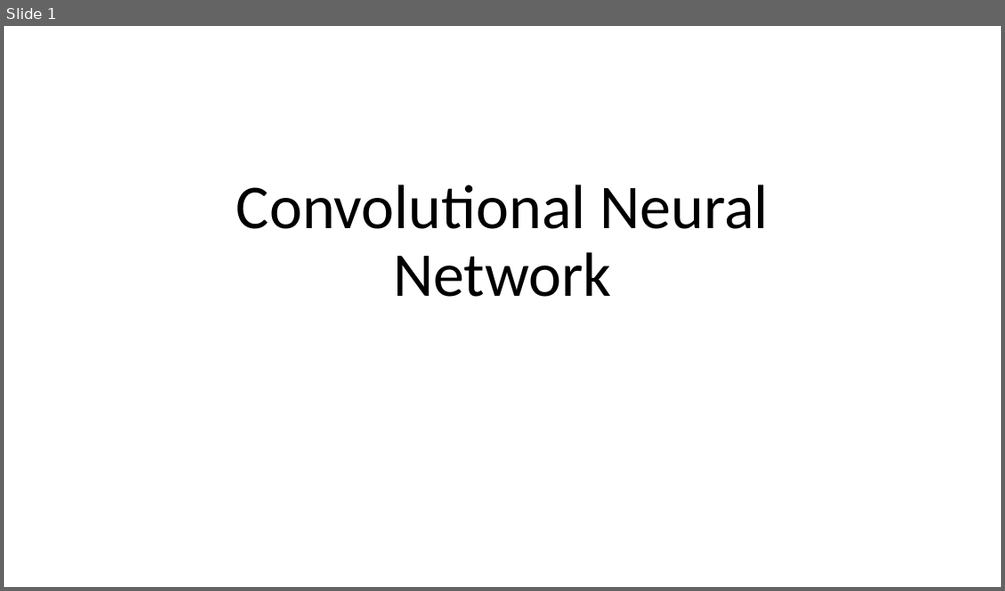
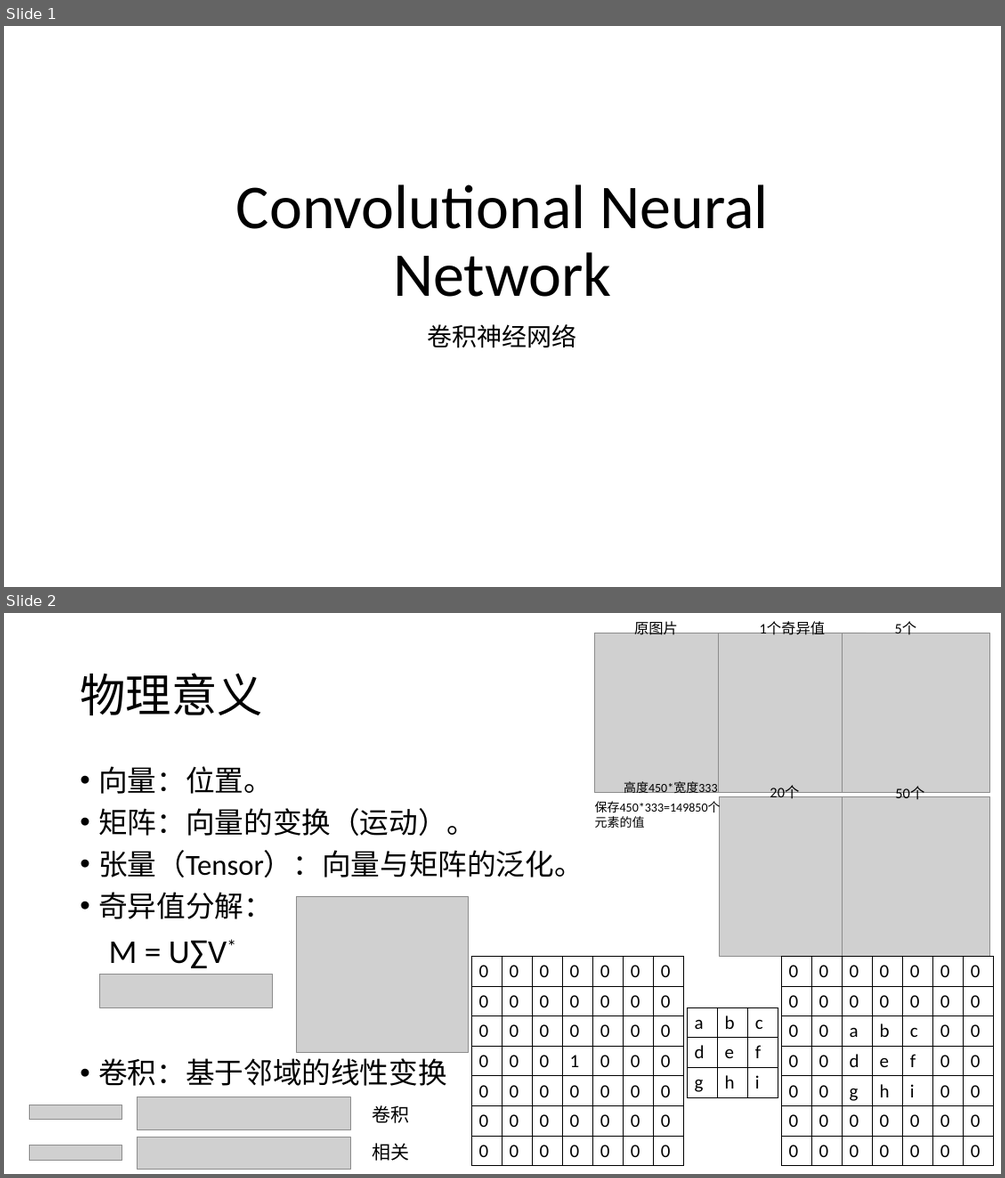
Before and after one commit to foamliu/Learning-DL, a slide deck: cnn/CNN.pptx. Shown one above the other, each under a label of ours: slide 1 before the commit, slides 1 and 2 after it. The pictures are 1005x591 and 1005x1178 pixels, drawn with LibreOffice and Linux fonts; fonts in the diff are those of the drawing; grey boxes stand for pictures. Boxes give left, top, right and bottom in pixels: in the first picture for what was removed or moved away, otherwise in the second. Text is boxed around its words. In the diff, an @@ line names an element or a change of style, - is before the commit and + after.

```diff
--- a/cnn/CNN.pptx
+++ b/cnn/CNN.pptx
@@ slide 2 added at bbox=[4, 613, 1001, 1174], background #FFFFFF @@
@@ picture added at bbox=[595, 633, 743, 793] @@
@@ text added at bbox=[634, 619, 678, 635], 14 pt, text #000000 @@
+原图片
@@ picture added at bbox=[718, 633, 866, 792] @@
@@ text added at bbox=[760, 621, 825, 635], 14 pt, text #000000 @@
+1个奇异值
@@ picture added at bbox=[841, 633, 989, 793] @@
@@ text added at bbox=[895, 622, 917, 635], 14 pt, text #000000 @@
+5个
@@ title added at bbox=[80, 673, 262, 715], 44 pt, text #000000 @@
+物理意义
@@ text added at bbox=[98, 766, 582, 1086], 28 pt, text #000000 @@
+• 向量：位置。
+• 矩阵：向量的变换（运动）。
+• 张量（Tensor）：向量与矩阵的泛化。
+• 奇异值分解：
+• 卷积：基于邻域的线性变换
@@ text added at bbox=[595, 799, 720, 815], 12 pt, text #000000 @@
+保存450*333=149850个元素的值
@@ text added at bbox=[623, 781, 718, 795], 12 pt, text #000000 @@
+高度450*宽度333
@@ picture added at bbox=[719, 797, 867, 957] @@
@@ text added at bbox=[769, 786, 799, 799], 14 pt, text #000000 @@
+20个
@@ picture added at bbox=[842, 797, 990, 957] @@
@@ text added at bbox=[895, 786, 924, 800], 14 pt, text #000000 @@
+50个
@@ picture added at bbox=[297, 896, 468, 1052] @@
@@ text added at bbox=[109, 940, 226, 968], 32 pt, text #000000 @@
+M = U∑V*
@@ table added at bbox=[471, 957, 686, 1166], 7 rows, 7 columns @@
+0 | 0 | 0 | 0 | 0 | 0 | 0
+0 | 0 | 0 | 0 | 0 | 0 | 0
+0 | 0 | 0 | 0 | 0 | 0 | 0
+0 | 0 | 0 | 1 | 0 | 0 | 0
+0 | 0 | 0 | 0 | 0 | 0 | 0
+0 | 0 | 0 | 0 | 0 | 0 | 0
+0 | 0 | 0 | 0 | 0 | 0 | 0
@@ table added at bbox=[781, 957, 995, 1166], 7 rows, 7 columns @@
+0 | 0 | 0 | 0 | 0 | 0 | 0
+0 | 0 | 0 | 0 | 0 | 0 | 0
+0 | 0 | a | b | c | 0 | 0
+0 | 0 | d | e | f | 0 | 0
+0 | 0 | g | h | i | 0 | 0
+0 | 0 | 0 | 0 | 0 | 0 | 0
+0 | 0 | 0 | 0 | 0 | 0 | 0
@@ picture added at bbox=[100, 974, 272, 1008] @@
@@ table added at bbox=[687, 1008, 778, 1097], 3 rows, 3 columns @@
+a | b | c
+d | e | f
+g | h | i
@@ picture added at bbox=[30, 1104, 122, 1119] @@
@@ picture added at bbox=[138, 1097, 351, 1130] @@
@@ text added at bbox=[372, 1105, 409, 1123], 18 pt, text #000000 @@
+卷积
@@ picture added at bbox=[30, 1145, 122, 1160] @@
@@ picture added at bbox=[138, 1137, 351, 1168] @@
@@ text added at bbox=[372, 1143, 409, 1160], 18 pt, text #000000 @@
+相关
@@ slide 1 changed as well @@
@@ subtitle added at bbox=[428, 324, 577, 348], 24 pt, text #000000 @@
+卷积神经网络
```
Also in this commit, not shown: 9 other slides added, 2 other files.
